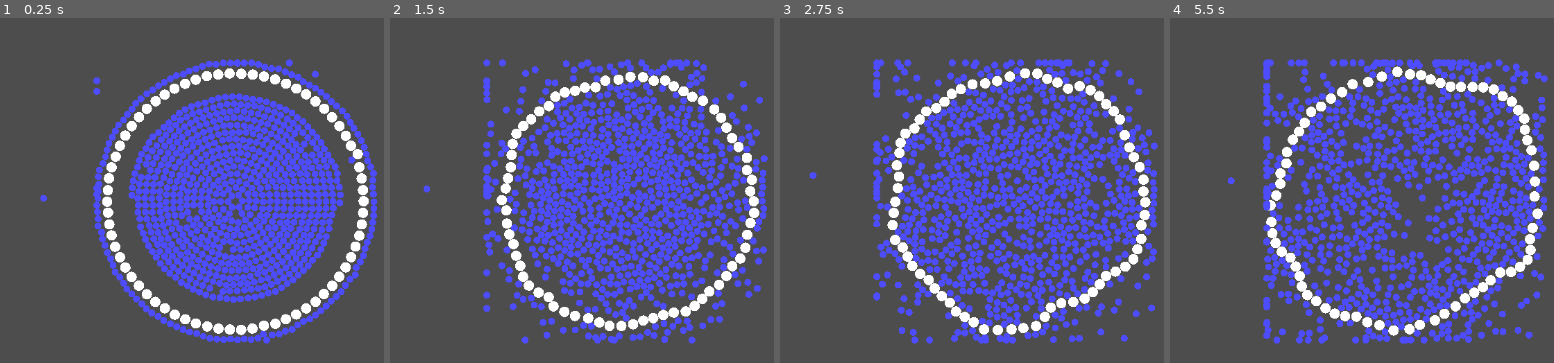
Above: before the commit, frames 1-4 (left to right).
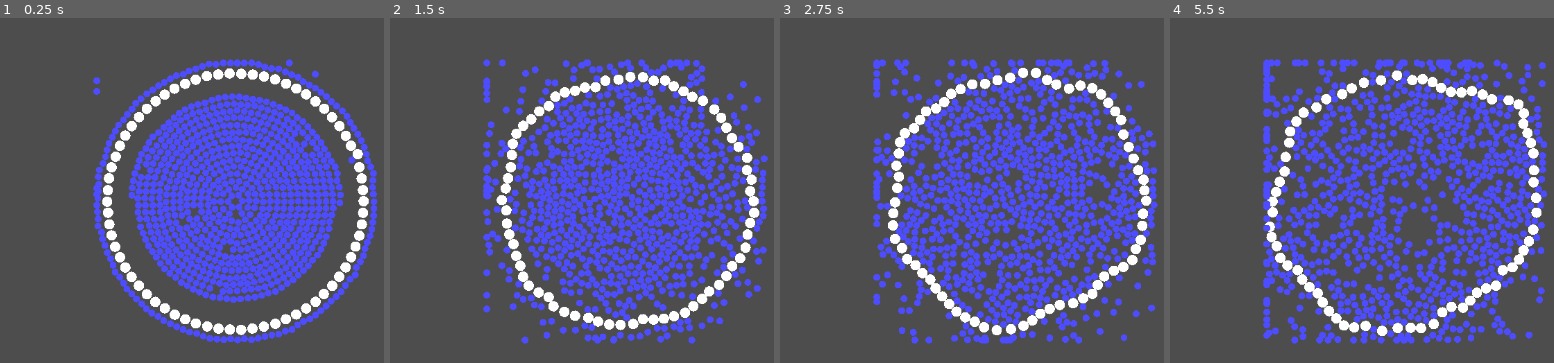
Above: after the commit, the same moments.

Repository: pascal-ballet/CellMembrane
Game: Godot game, scene res://sc1.tscn
Two runs of this game, one before a commit and one after it. Both use one fixed random seed, a clock stepped at 60 frames per second and the inputs below.
Inputs:
- Up to frame 1 (0.25 s): no input
- Up to frame 2 (1.5 s): no input
- Up to frame 3 (2.75 s): no input
- Up to frame 4 (5.5 s): no input

The runs differ from the first frame. In frame 1, 0.2% of the frame differs, in the area x 10-88%, y 38-95%; in frame 2, 6.7%; in frame 3, 21%; in frame 4, 33%, in the area x 15-99%, y 11-95%.

Commit message:
Remove 2 H2O

Diff:
--- a/project.godot
+++ b/project.godot
@@ -12,7 +12,7 @@
 
 config/name="Membrane"
 run/main_scene="res://sc1.tscn"
-config/features=PackedStringArray("4.2", "GL Compatibility")
+config/features=PackedStringArray("4.3", "GL Compatibility")
 config/icon="res://icon.svg"
 
 [autoload]
--- a/sc1.tscn
+++ b/sc1.tscn
@@ -1,13 +1,6 @@
-[gd_scene load_steps=3 format=3 uid="uid://b6dj7fstptkjv"]
+[gd_scene load_steps=2 format=3 uid="uid://b6dj7fstptkjv"]
 
 [ext_resource type="Script" path="res://init.gd" id="1_mb1st"]
-[ext_resource type="PackedScene" uid="uid://da3m7d4hrrxiv" path="res://h_2o.tscn" id="2_i5l8b"]
 
 [node name="Node2D" type="Node2D"]
 script = ExtResource("1_mb1st")
-
-[node name="H2O" parent="." instance=ExtResource("2_i5l8b")]
-position = Vector2(302, 319)
-
-[node name="H2O2" parent="." instance=ExtResource("2_i5l8b")]
-position = Vector2(312, 319)
